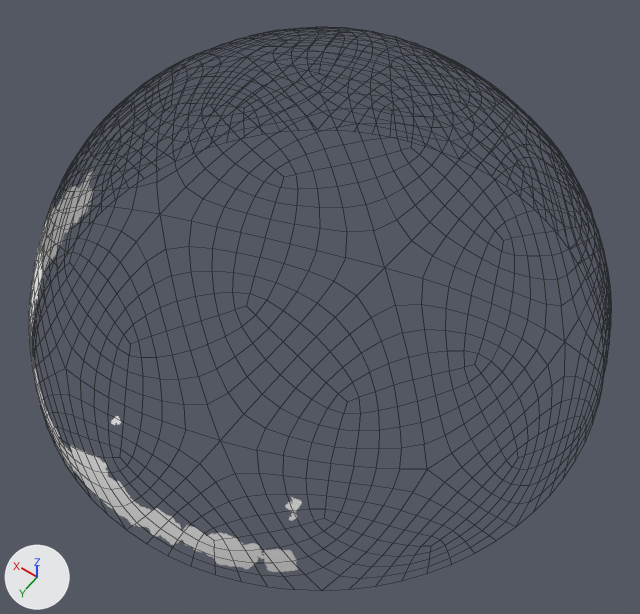
What one commit did to the FBX model Qurotema/Assets/Environment/Sky/Clouds/Skysphere.fbx.
Camera for both pictures: a 50 mm lens placed at (-1.055, 1.473, 2.365), pointed at (-0.12, 0.164, 0.307). The axes (+X, +Y, +Z) are drawn at lower left. The lights are the same throughout. Mesh edges are drawn as thin lines.
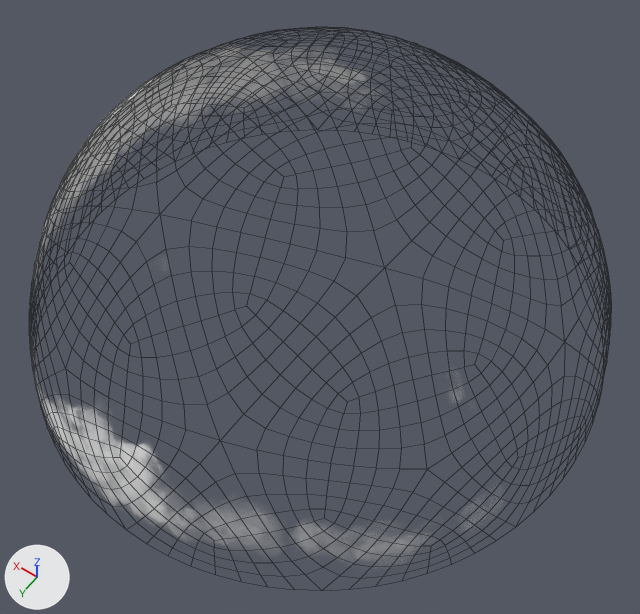
Location of each change, [x1, y1, x2, y2] in pixels of the pictures (640 x 614 px):
'Icosphere', surface changed
    both: [29, 46, 366, 572]
part 1 of me_icosphere_001, surface changed
    before: [29, 170, 302, 572]
    after: [34, 46, 366, 542]

Patch to the scene script:
```diff
--- a/Qurotema/Assets/Environment/Sky/Clouds/Skysphere.fbx.py
+++ b/Qurotema/Assets/Environment/Sky/Clouds/Skysphere.fbx.py
@@ img_clouds0_png @@
+img_clouds0_png = load_image('clouds0.png', 'clouds0.png', 4000, 1000, 'sRGB')
@@ mat_material @@
 n0 = _N.new('ShaderNodeBsdfPrincipled'); n0.name = 'Principled BSDF'
 n2 = _N.new('ShaderNodeTexImage'); n2.name = 'Image Texture'
-n2.image = img_cloudtest_png
+n2.image = img_clouds0_png
 n2.extension = 'EXTEND'
-n3 = _N.new('ShaderNodeTexImage'); n3.name = 'Image Texture.001'
-n3.image = img_cloudtest_png
-n3.extension = 'EXTEND'
 _L.new(n2.outputs[0], n0.inputs[0])  # 'Color' to 'Base Color'
-_L.new(n3.outputs[0], n0.inputs[4])  # 'Color' to 'Alpha'
 _L.new(n0.outputs[0], n1.inputs[0])  # 'BSDF' to 'Surface'
+_L.new(n2.outputs[1], n0.inputs[4])  # 'Alpha' to 'Alpha'
@@ me_icosphere_001 @@
 me_icosphere_001.from_pydata(...)  # 1961 vertices, 1920 faces; spans x -0.94..0.94, y -0.94..0.94, z 0.0..0.93
 # used by ob_icosphere; location = (0.0, 0.0, 0.0)
+# me_icosphere_001 part 1: texture (UV) coordinates of 1920 of 1920 faces, centred in x -0.93..0.93, y -0.93..0.93, z 0.02..0.93, changed; they spanned u -0.82..2.03, v -0.05..2.54 and now span u -0.25..1.18, v -0.02..1.29
 me_icosphere_001.materials.append(mat_material)
```
